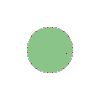
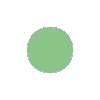
Layered file, before and after one edit (100px x 100px). Changes by layer:
painted on "Background" over [27, 27, 73, 73]
